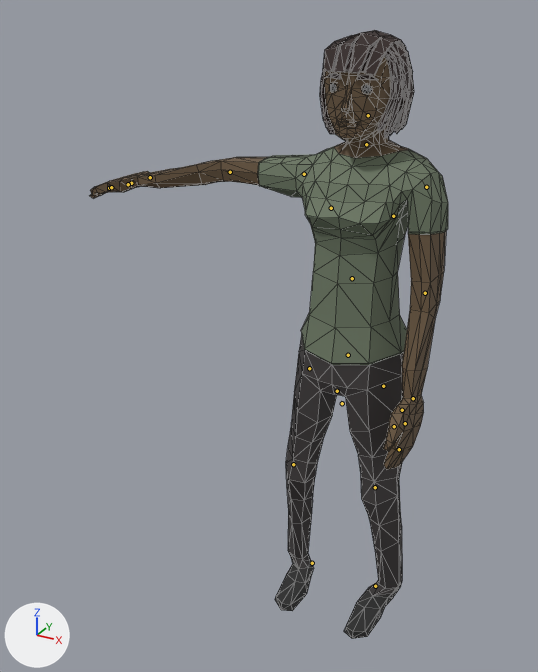
The glTF model apps/web/public/room/person-f.glb as it was, and as the next commit left it.
Both versions are drawn from a 50 mm camera at (0.749, -1.881, 1.81) aimed at (-0.274, -0.021, 0.88). Lighting does not change. The marker at lower left points along +X, +Y and +Z. The older version comes first. Both versions are drawn at frame 0 of the action 'Idle_Loop'; the numbers are the values there. The bones that change, and the others that lie on the model, are drawn over the model as lines. Mesh edges are drawn as thin lines.

Objects in the first picture: 'Female'.
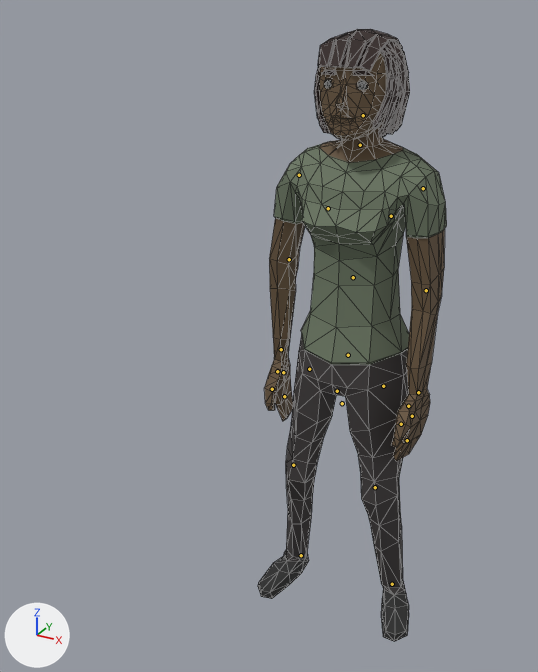
The change, as a diff of the scene's bpy script:
```diff
--- a/apps/web/public/room/person-f.glb.py
+++ b/apps/web/public/room/person-f.glb.py
@@ bone_foot_l @@
 bone_foot_l = bpy.data.objects['HumanArmature'].pose.bones['Foot.L']  # child of 'Bone'
-bone_foot_l.location = (0.0, 0.0, 0.0)
-bone_foot_l.rotation_quaternion = (1.0, 0.0, 0.0, 0.0)  # degrees (0, 0, 0)
+bone_foot_l.location = (-0.00118, -0.00092, -3e-05)
+bone_foot_l.rotation_quaternion = (0.985, 0.0, -0.006, 0.175)  # degrees (0, -1, 20)
@@ bone_abdomen @@
 bone_abdomen = bpy.data.objects['HumanArmature'].pose.bones['Abdomen']  # child of 'Hips'
-bone_abdomen.rotation_quaternion = (1.0, 0.0, 0.0, 0.0)  # degrees (0, 0, 0)
+bone_abdomen.rotation_quaternion = (1.0, -0.016, 0.0, 0.0)  # degrees (-2, 0, 0)
@@ bone_torso @@
 bone_torso = bpy.data.objects['HumanArmature'].pose.bones['Torso']  # child of 'Abdomen'
-bone_torso.rotation_quaternion = (1.0, 0.0, 0.0, 0.0)  # degrees (0, 0, 0)
+bone_torso.rotation_quaternion = (0.996, 0.09, 0.0, 0.0)  # degrees (10, 0, 0)
@@ bone_neck @@
 bone_neck = bpy.data.objects['HumanArmature'].pose.bones['Neck']  # child of 'Torso'
-bone_neck.rotation_quaternion = (1.0, 0.0, 0.0, 0.0)  # degrees (0, 0, 0)
+bone_neck.rotation_quaternion = (0.991, -0.13, 0.0, -0.001)  # degrees (-15, 0, 0)
@@ bone_head @@
 bone_head = bpy.data.objects['HumanArmature'].pose.bones['Head']  # child of 'Neck'
-bone_head.rotation_quaternion = (1.0, 0.0, 0.0, 0.0)  # degrees (0, 0, 0)
+bone_head.rotation_quaternion = (1.0, 0.028, 0.0, 0.001)  # degrees (3, 0, 0)
@@ bone_upperarm_r @@
 bone_upperarm_r = bpy.data.objects['HumanArmature'].pose.bones['UpperArm.R']  # child of 'Shoulder.R'
-bone_upperarm_r.rotation_quaternion = (1.0, 0.0, 0.0, 0.0)  # degrees (0, 0, 0)
+bone_upperarm_r.rotation_quaternion = (0.783, -0.617, -0.06, 0.049)  # degrees (-77, -2, 9)
@@ bone_foot_r @@
 bone_foot_r = bpy.data.objects['HumanArmature'].pose.bones['Foot.R']  # child of 'Bone'
-bone_foot_r.location = (0.0, 0.0, 0.0)
-bone_foot_r.rotation_quaternion = (1.0, 0.0, 0.0, 0.0)  # degrees (0, 0, 0)
+bone_foot_r.location = (0.00136, -0.00047, -2e-05)
+bone_foot_r.rotation_quaternion = (0.997, 0.0, 0.003, -0.079)  # degrees (0, 0, -9)
```

Boxes [x1, y1, x2, y2] around the edits, measured in the pictures (538 x 672 px):
'Female', posed (47% narrower)
    before: [89, 30, 448, 638]
    after: [258, 29, 447, 642]
bone 'Foot.L', root to tip
    before: (375, 586) to (374, 587)
    after: (392, 584) to (392, 586)
bone 'Torso', root to tip
    before: (352, 278) to (352, 278)
    after: (353, 277) to (353, 277)
bone 'Neck', root to tip
    before: (366, 144) to (366, 143)
    after: (360, 145) to (360, 144)
bone 'Head', root to tip
    before: (368, 115) to (368, 114)
    after: (363, 115) to (363, 114)
bone 'UpperArm.R', root to tip
    before: (304, 174) to (303, 174)
    after: (299, 175) to (299, 176)
bone 'Foot.R', root to tip
    before: (312, 563) to (311, 564)
    after: (301, 555) to (299, 556)
